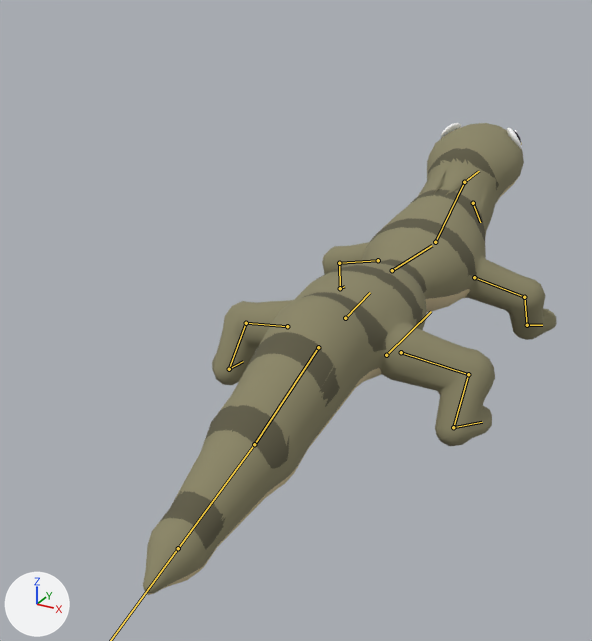
A saved change to the glTF model art_sources/own/komodo_dragon_LOD1.glb.
Before and after are seen from a 50 mm camera at (0.76, -1.9, 1.0) aimed at (-0.19, -0.17, 0.13). The lights are fixed; the arrows at lower left show +X, +Y and +Z. The picture after the commit comes second. Both versions are drawn at frame 4 of the action 'attack'; the numbers are the values there. The bones that change, and the others that lie on the model, are drawn over the model as lines.

Objects in the first picture: 'komodo_dragon'.
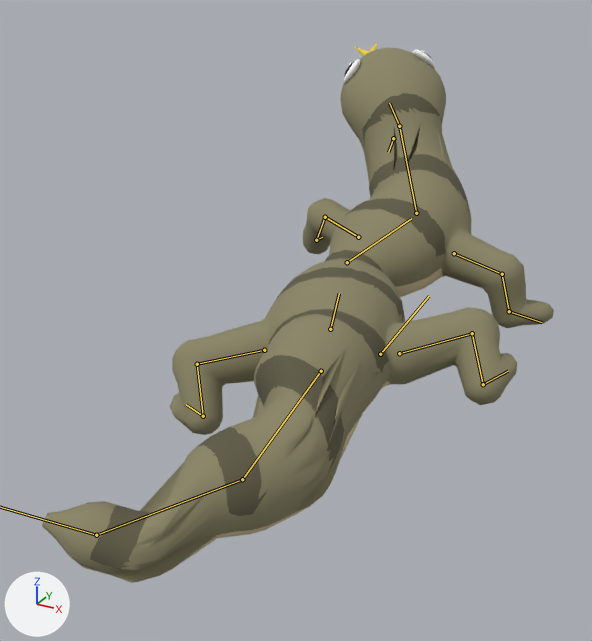
Boxes [x1, y1, x2, y2] around the edits, measured in the pictures (592 x 641 px):
'komodo_dragon', posed (24% wider, 14% taller): before [143, 123, 557, 595]; after [42, 43, 554, 583]
bone 'root', root to tip: before (386, 355) to (431, 311); after (380, 354) to (429, 296)
bone 'hips', root to tip: before (345, 318) to (370, 292); after (330, 329) to (339, 293)
bone 'chest', root to tip: before (392, 270) to (432, 245); after (347, 262) to (411, 218)
bone 'neck', root to tip: before (435, 242) to (464, 182); after (416, 213) to (399, 126)
bone 'head', root to tip: before (464, 182) to (479, 171); after (399, 126) to (389, 103)
bone 'fl_upper.L', root to tip: before (378, 260) to (339, 263); after (358, 237) to (325, 217)
bone 'fl_lower.L', root to tip: before (339, 263) to (340, 288); after (325, 217) to (316, 240)
bone 'fl_upper.R', root to tip: before (474, 277) to (524, 297); after (454, 253) to (502, 274)
bone 'fl_lower.R', root to tip: before (524, 297) to (527, 325); after (502, 274) to (509, 311)
bone 'tail1', root to tip: before (318, 347) to (254, 444); after (321, 371) to (242, 479)
bone 'tail2', root to tip: before (254, 444) to (178, 548); after (242, 479) to (96, 535)
bone 'hl_upper.L', root to tip: before (287, 326) to (246, 323); after (264, 350) to (197, 364)
bone 'hl_lower.L', root to tip: before (246, 323) to (229, 369); after (197, 364) to (203, 416)
bone 'hl_foot.L', root to tip: before (229, 369) to (243, 361); after (203, 416) to (186, 404)
bone 'hl_upper.R', root to tip: before (401, 352) to (468, 374); after (399, 353) to (472, 333)
bone 'hl_lower.R', root to tip: before (468, 374) to (453, 427); after (472, 333) to (483, 384)
bone 'hl_foot.R', root to tip: before (453, 427) to (482, 422); after (483, 384) to (508, 371)

The edits, one by one:
Bone 'root' (bone_root) moves from (0.0, -0.001, 0.0) to (0.0, -0.044, 0.022).
Bone 'root' (bone_root) turns from (0, 0, 0) to (6, 0, 0) degrees about its own x, y and z.
Bone 'root' (bone_root) is rescaled from (1.0, 1.0, 1.0) to (1.05, 1.05, 1.05).
Bone 'hips' (bone_hips) turns from (0, 0, 0) to (0, 0, 18) degrees about its own x, y and z.
Bone 'chest' (bone_chest) turns from (0, 0, 0) to (5, 0, -27) degrees about its own x, y and z.
Bone 'neck' (bone_neck) turns from (1, 0, 0) to (18, 0, 30) degrees about its own x, y and z.
Bone 'head' (bone_head) turns from (14, 0, 0) to (12, 15, 15) degrees about its own x, y and z.
Bone 'fl_upper.L' (bone_fl_upper_l) turns from (-1, 0, 0) to (18, 0, 18) degrees about its own x, y and z.
Bone 'fl_lower.L' (bone_fl_lower_l) turns from (0, 0, 0) to (-18, 0, 0) degrees about its own x, y and z.
Bone 'fl_upper.R' (bone_fl_upper_r) turns from (-1, 0, 0) to (-12, 0, -18) degrees about its own x, y and z.
Bone 'fl_lower.R' (bone_fl_lower_r) turns from (0, 0, 0) to (-18, 0, 0) degrees about its own x, y and z.
Bone 'tail1' (bone_tail1) turns from (0, 0, 0) to (-5, 0, 21) degrees about its own x, y and z.
Bone 'tail2' (bone_tail2) turns from (0, 0, 0) to (-6, 0, 31) degrees about its own x, y and z.
Bone 'tail3' (bone_tail3) turns from (0, 0, 0) to (-7, 0, 41) degrees about its own x, y and z.
Bone 'hl_upper.L' (bone_hl_upper_l) turns from (0, 0, 0) to (-12, 0, 18) degrees about its own x, y and z.
Bone 'hl_lower.L' (bone_hl_lower_l) turns from (0, 0, 0) to (-12, 0, 0) degrees about its own x, y and z.
Bone 'hl_foot.L' (bone_hl_foot_l) turns from (0, 0, 0) to (12, 0, 0) degrees about its own x, y and z.
Bone 'hl_upper.R' (bone_hl_upper_r) turns from (0, 0, 0) to (18, 0, -18) degrees about its own x, y and z.
Bone 'hl_lower.R' (bone_hl_lower_r) turns from (0, 0, 0) to (-24, 0, 0) degrees about its own x, y and z.
Bone 'hl_foot.R' (bone_hl_foot_r) turns from (0, 0, 0) to (12, 0, 0) degrees about its own x, y and z.
